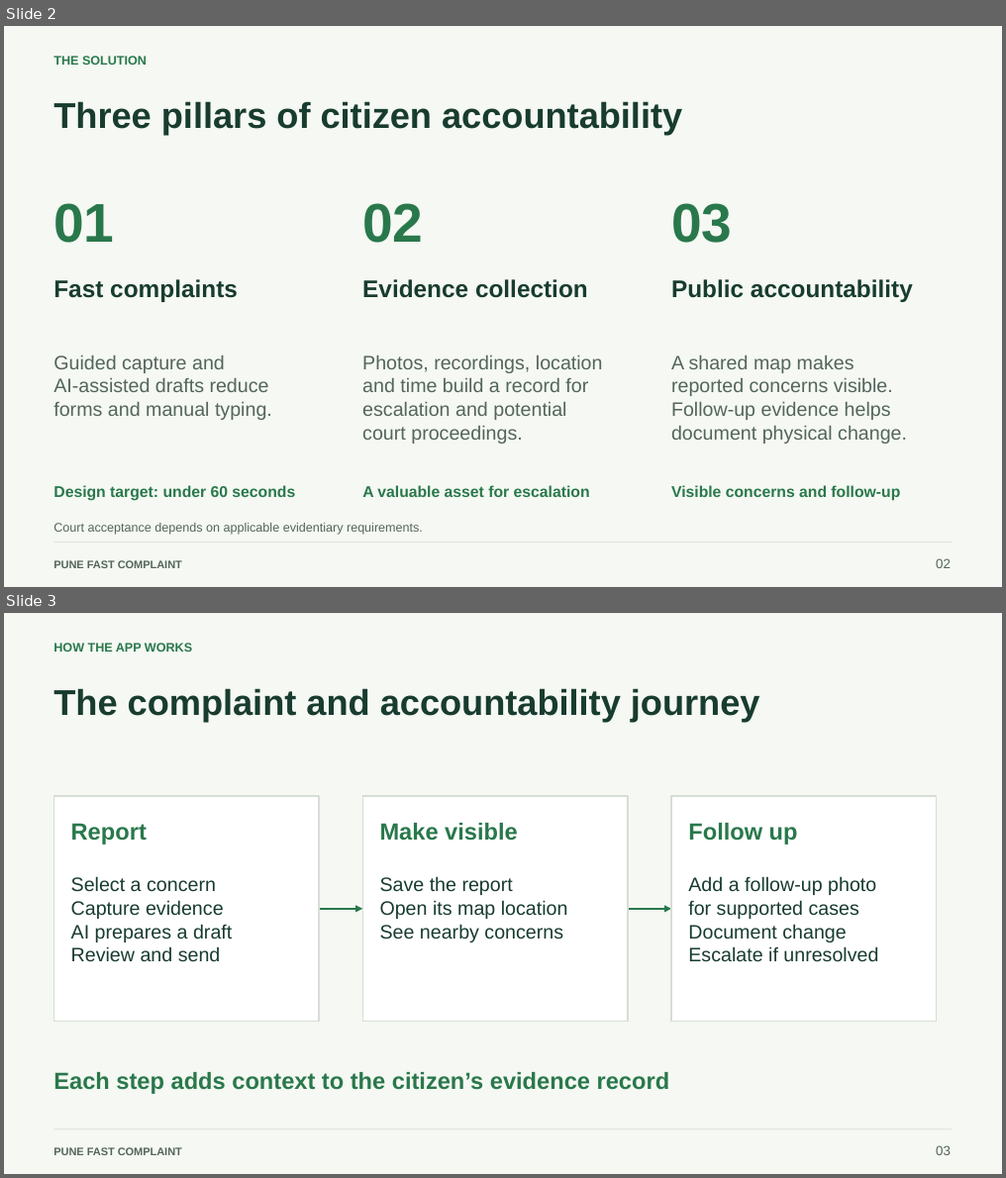
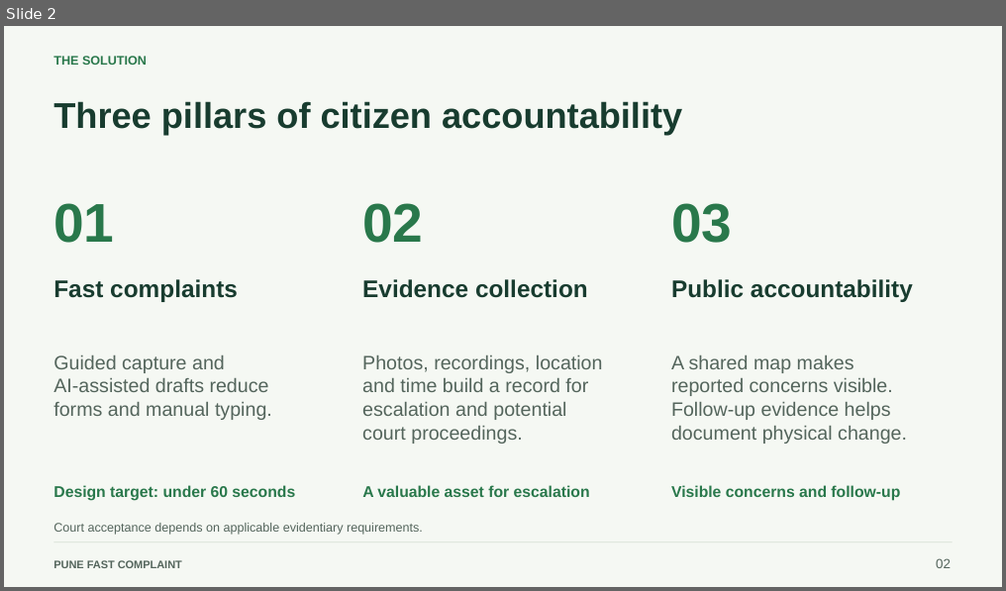
Before and after one commit to tanmayJivnani/iqoo-hackathon-26, a slide deck: docs/hackathon/Pune-Fast-Complaint-Final-Pitch.pptx. Shown one above the other, each under a label of ours: slides 2 and 3 before the commit, slide 2 after it. The pictures are 1006x1178 and 1006x591 pixels, drawn with LibreOffice and Linux fonts; fonts in the diff are those of the drawing. Boxes give left, top, right and bottom in pixels: in the first picture for what was removed or moved away, otherwise in the second. Text is boxed around its words. In the diff, an @@ line names an element or a change of style, - is before the commit and + after.

```diff
--- a/docs/hackathon/Pune-Fast-Complaint-Final-Pitch.pptx
+++ b/docs/hackathon/Pune-Fast-Complaint-Final-Pitch.pptx
@@ slide 3 removed at box(4, 613, 1002, 1174), background #F5F8F3 @@
@@ text removed at box(54, 643, 192, 652) @@
-HOW THE APP WORKS
@@ text removed at box(54, 688, 760, 722) @@
-The complaint and accountability journey
@@ rectangle removed at box(54, 796, 319, 1022) @@
@@ rectangle removed at box(362, 796, 628, 1022) @@
@@ rectangle removed at box(672, 796, 937, 1022) @@
@@ text removed at box(71, 823, 147, 845) @@
-Report
@@ text removed at box(380, 823, 518, 841) @@
-Make visible
@@ text removed at box(688, 823, 798, 845) @@
-Follow up
@@ text removed at box(71, 876, 232, 962) @@
-Select a concern
-Capture evidence
-AI prepares a draft
-Review and send
@@ text removed at box(380, 876, 568, 943) @@
-Save the report
-Open its map location
-See nearby concerns
@@ text removed at box(688, 876, 878, 962) @@
-Add a follow-up photo
-for supported cases
-Document change
-Escalate if unresolved
@@ arrow removed from (319, 909) to (362, 909) @@
@@ arrow removed from (628, 909) to (672, 909) @@
@@ text removed at box(54, 1072, 670, 1094) @@
-Each step adds context to the citizen’s evidence record
@@ rectangle removed at box(54, 1130, 952, 1131) @@
@@ text removed at box(936, 1146, 950, 1156) @@
-03
@@ text removed at box(54, 1148, 182, 1156) @@
-PUNE FAST COMPLAINT
```
Also in this commit, not shown: 1 slide added.
